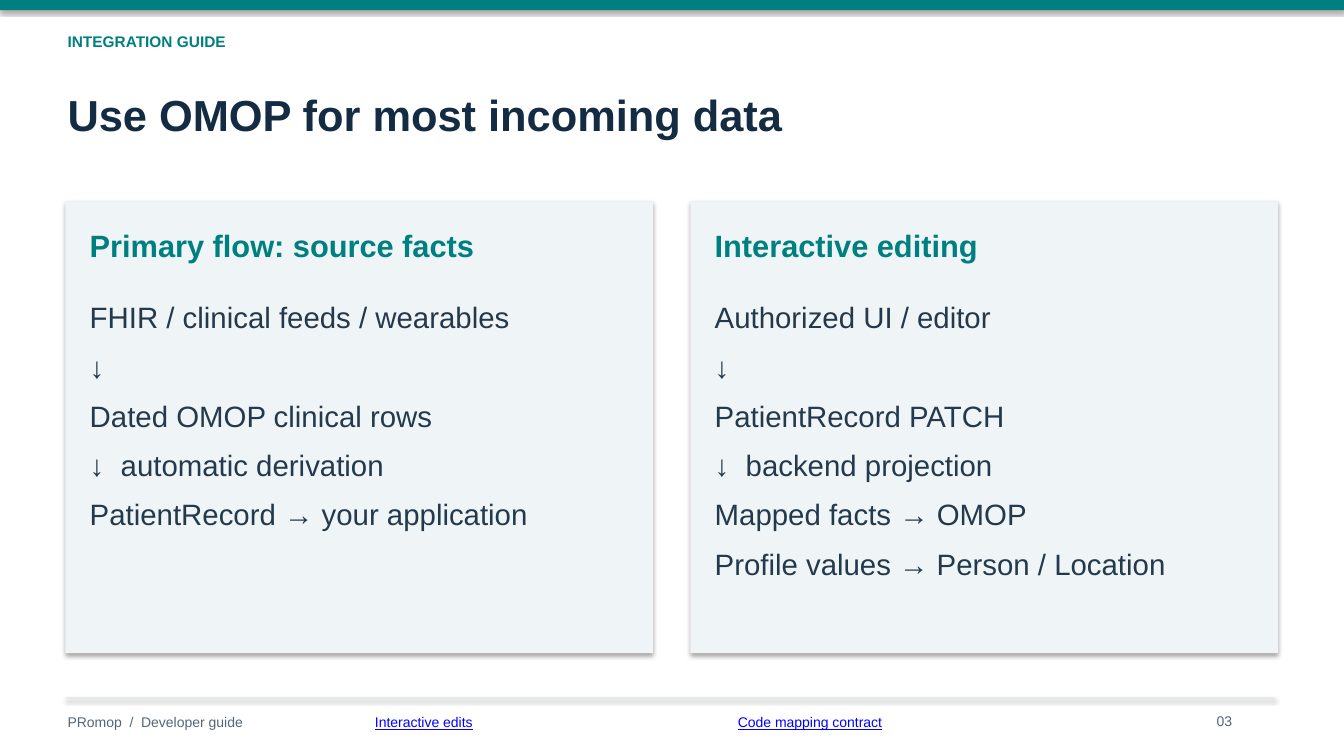
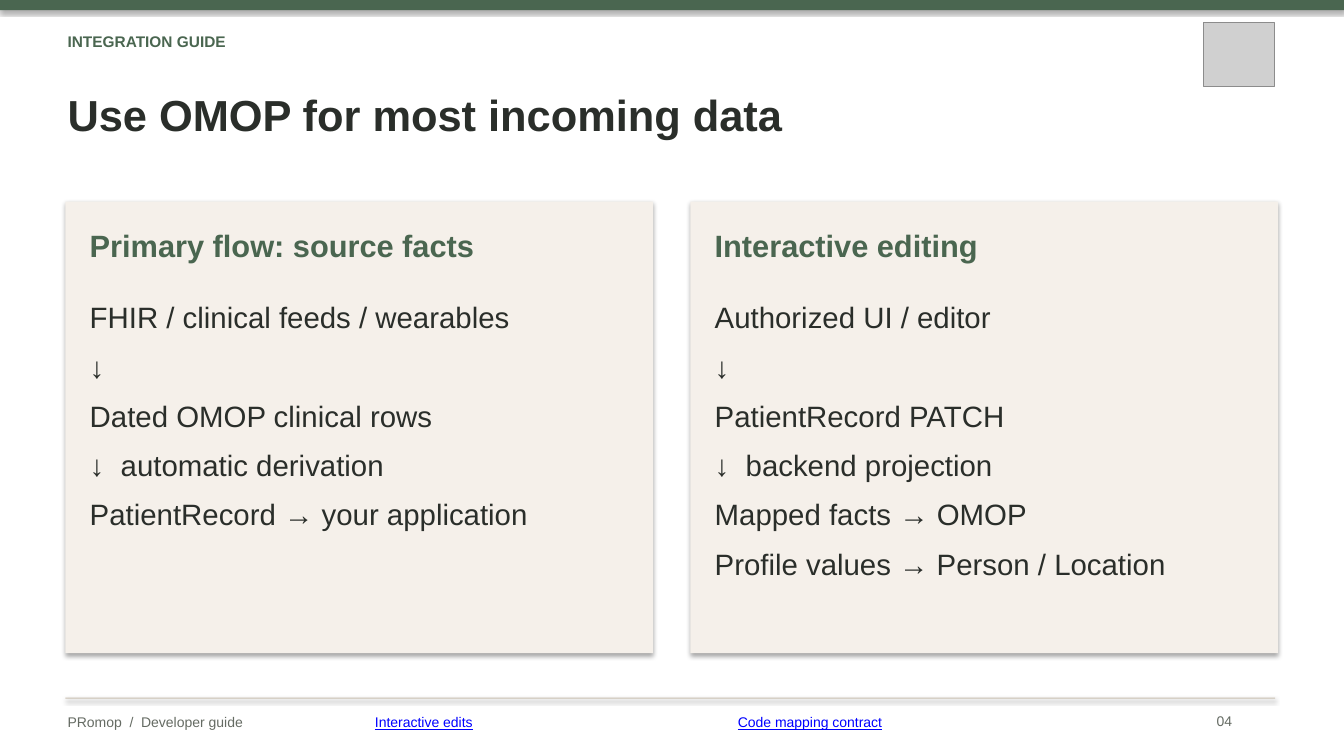
Before and after one commit to healthkey-ai/promop, a slide deck: slide 4 of PRomop_Developer_Guide.pptx (slide 3 before the commit). Drawn at 1344x756 pixels with LibreOffice and Linux fonts; fonts in the diff are those of the drawing; grey boxes stand for pictures. Boxes give left, top, right and bottom in pixels: in the first picture for what was removed or moved away, otherwise in the second. Text is boxed around its words. In the diff, an @@ line names an element or a change of style, - is before the commit and + after.

Commit message:
docs: refresh developer guide branding and architecture [skip ci]

```diff
--- a/PRomop_Developer_Guide.pptx
+++ b/PRomop_Developer_Guide.pptx
@@ rectangle at (0,0,1344,10): fill #007F80 to #4A6650 @@
@@ picture added at (1204,22,1274,87) @@
@@ text colour #007F80 to #4A6650 in 3 elements at (90,234,474,263), (715,234,978,263), (68,36,226,47) @@
@@ text "Use OMOP for most incoming ..." at (68,99,782,139): text colour #142C43 to #2A2E2A @@
@@ rectangle at (66,202,653,653): fill #EFF5F7 to #F5F0EA @@
@@ rectangle at (691,202,1278,653): fill #EFF5F7 to #F5F0EA @@
@@ text "FHIR / clinical feeds / ..." at (90,306,527,531): text colour #24394B to #2A2E2A @@
@@ text "Authorized UI / editor" at (715,306,1165,576): text colour #24394B to #2A2E2A @@
@@ text "PRomop / Developer guide" at (68,717,243,730): text colour #52677A to #656B63 @@
@@ rectangle at (66,698,1275,699): fill #D7E1E7 to #C9BFB0 @@
@@ text at (1217,716,1233,726): text changed; text colour #52677A to #656B63 @@
-03
+04
```
Also in this commit, not shown: 26 other slides changed, 3 slides added.
